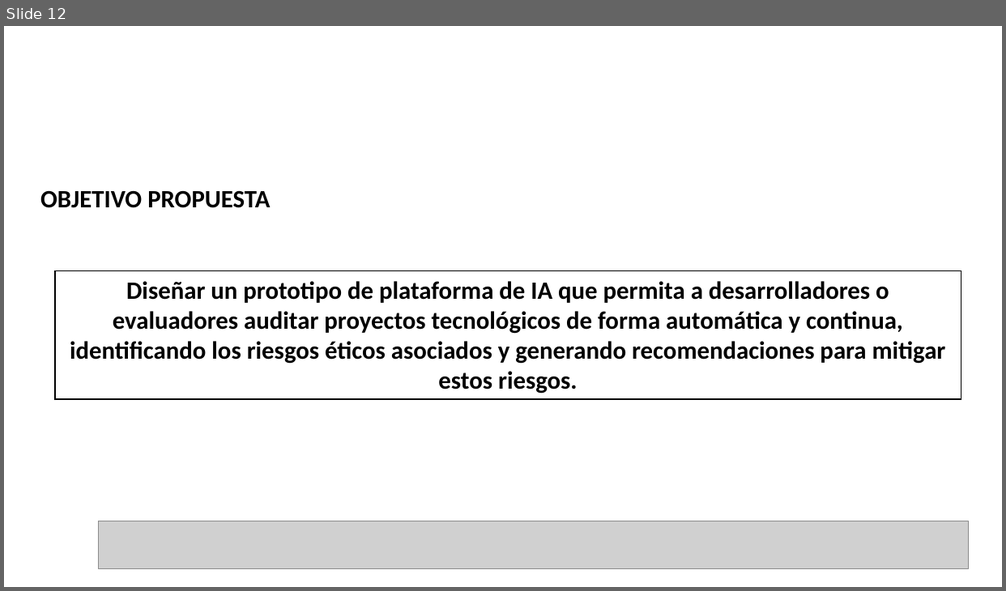
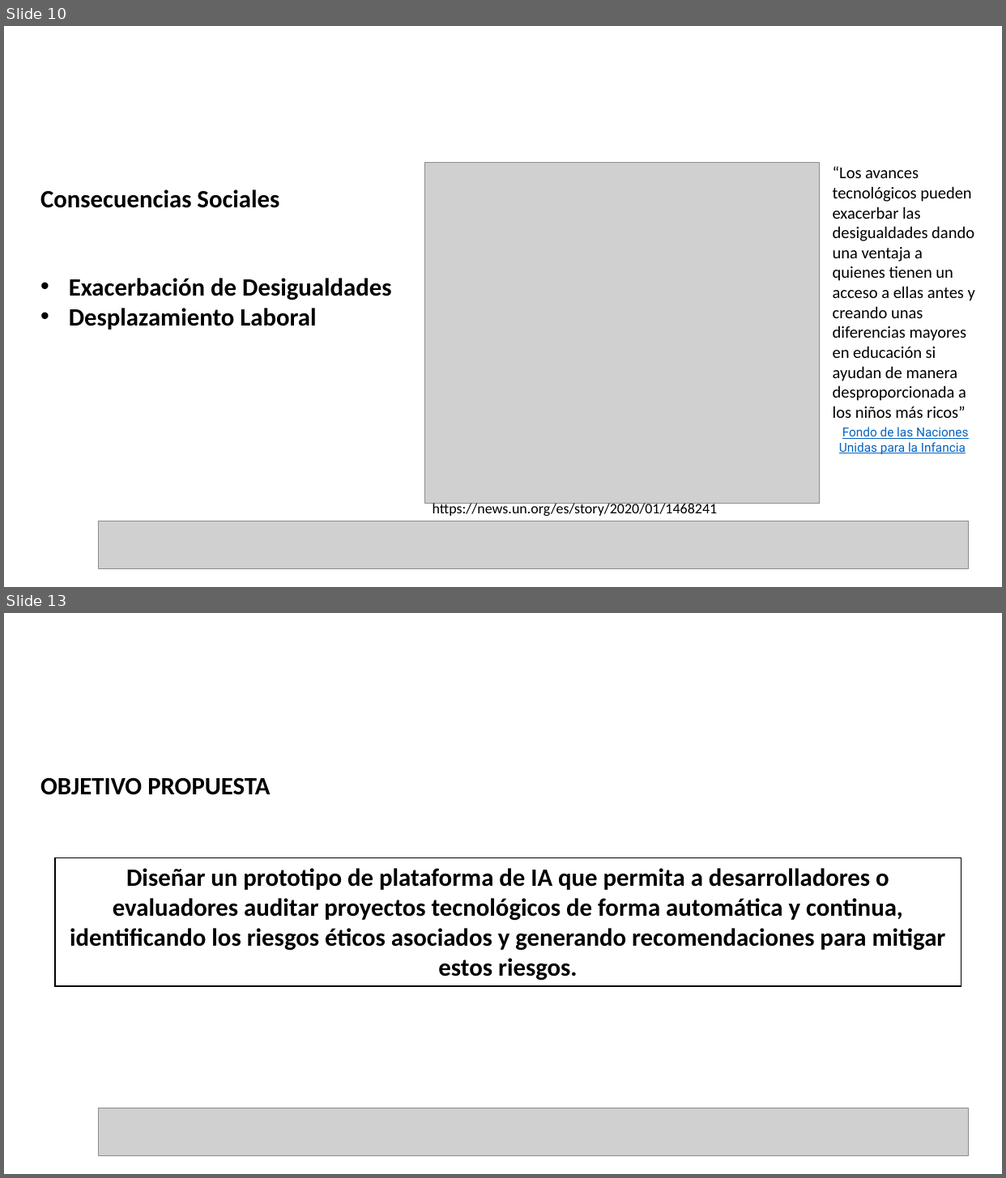
Before and after one commit to JCVLionHearth/datasciencecoursera, a slide deck: presentación simposio.pptx. Shown one above the other, each under a label of ours: slide 12 before the commit, slides 10 and 13 after it; the slides between them are not shown. The pictures are 1006x591 and 1006x1178 pixels, drawn with LibreOffice and Linux fonts; fonts in the diff are those of the drawing; grey boxes stand for pictures; background and template pictures are left out. Boxes give left, top, right and bottom in pixels: in the first picture for what was removed or moved away, otherwise in the second. Text is boxed around its words. In the diff, an @@ line names an element or a change of style, - is before the commit and + after.

```diff
--- a/presentación simposio.pptx
+++ b/presentación simposio.pptx
@@ slide 10 added at bbox=[4, 26, 1002, 587], background picture (left out) @@
@@ picture added at bbox=[424, 162, 819, 504] @@
@@ text added at bbox=[833, 166, 975, 418], 16 pt, text #000000 @@
+“Los avances tecnológicos pueden exacerbar las desigualdades dando una ventaja a quienes tienen un acceso a ellas antes y creando unas diferencias mayores en educación si ayudan de manera desproporcionada a los niños más ricos”
@@ text added at bbox=[40, 190, 279, 208], 24 pt, text #000000, bold @@
+Consecuencias Sociales
@@ text added at bbox=[69, 278, 392, 330], 24 pt, text #000000, bold @@
+• Exacerbación de Desigualdades
+• Desplazamiento Laboral
@@ text added at bbox=[839, 427, 968, 454], 12 pt, text #0563C1, underline @@
+Fondo de las Naciones Unidas para la Infancia
@@ text added at bbox=[432, 501, 718, 516], 14 pt, text #000000 @@
+https://news.un.org/es/story/2020/01/1468241
@@ picture added at bbox=[98, 522, 968, 570] @@
@@ what was slide 12 is now slide 13 @@
```
Also in this commit, not shown: 9 slides changed, 1 other slide added, 1 slide removed.
